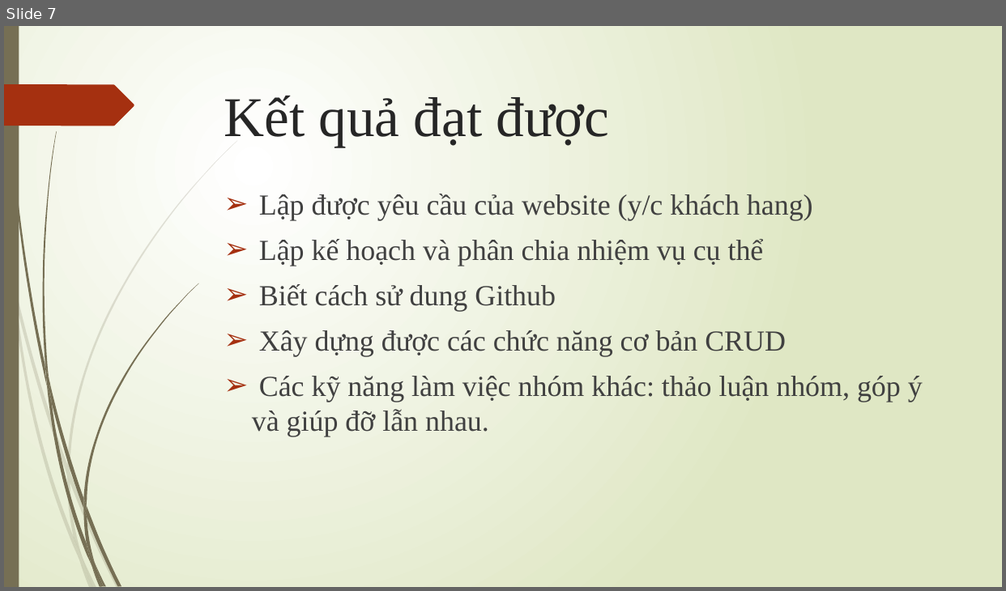
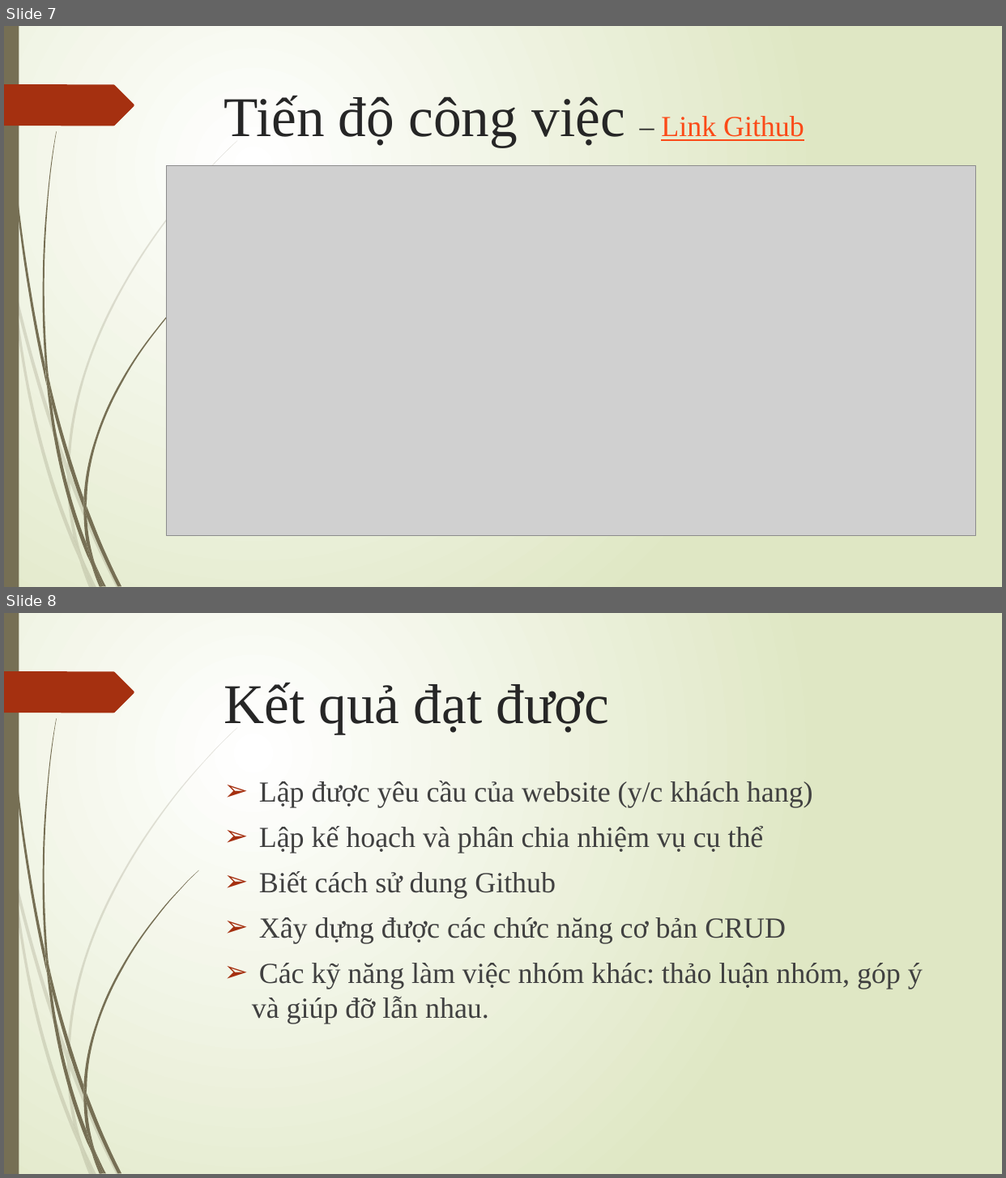
Before and after one commit to nauthui2018/cuuhodongvat.com, a slide deck: Presentation.pptx. Shown one above the other, each under a label of ours: slide 7 before the commit, slides 7 and 8 after it. The pictures are 1006x591 and 1006x1178 pixels, drawn with LibreOffice and Linux fonts; fonts in the diff are those of the drawing; grey boxes stand for pictures. Boxes give left, top, right and bottom in pixels: in the first picture for what was removed or moved away, otherwise in the second. Text is boxed around its words. In the diff, an @@ line names an element or a change of style, - is before the commit and + after.

```diff
--- a/Presentation.pptx
+++ b/Presentation.pptx
@@ slide 7 added at bbox=[4, 26, 1002, 587], background gradient #FFFFFF to #DFE8C4; not listed: 24 template elements that a slide beside it also shows @@
@@ title added at bbox=[224, 95, 804, 148], 54 pt, text #262626 @@
+Tiến độ công việc – Link Github
@@ picture added at bbox=[167, 166, 977, 536] @@
@@ what was slide 7 is now slide 8 @@
```
Also in this commit, not shown: 1 other file.
